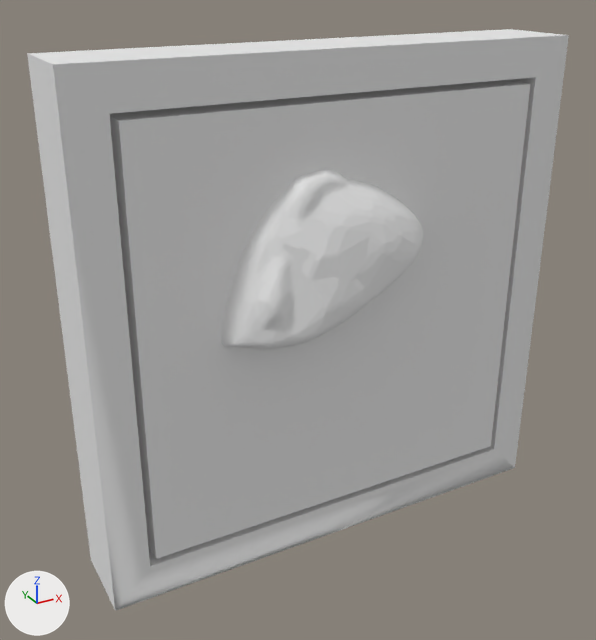
An edit to the OBJ model Assets/Model/cube7.obj, drawn before and after from the same camera.
Rendered twice from a 50 mm camera at (-0.188, -0.317, 0.153) aimed at (-0.019, -0.009, 0.0). The axes (+X, +Y, +Z) are drawn at lower left. The lights are the same throughout. Where no turn or scale is listed for an object, it has been applied to the vertices. Vertices at the same position are counted once.

The first picture shows '06.001_Scaniverse_2022_04_06_103155.001', 'frame.297'.
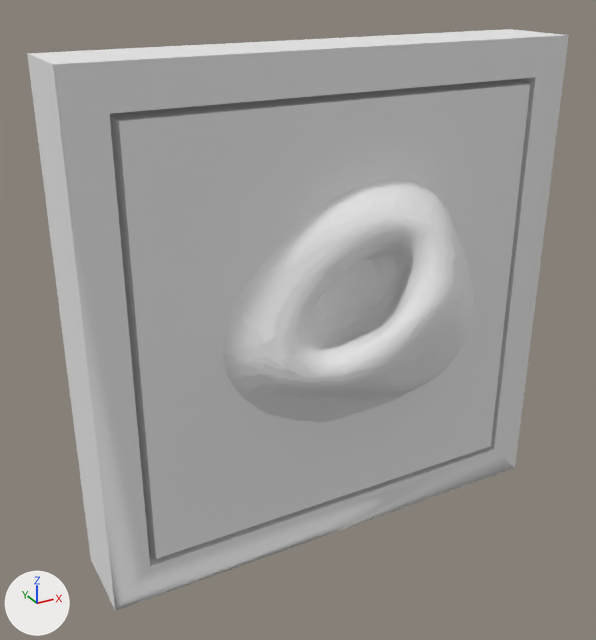
Boxes [x1, y1, x2, y2] around the edits, measured in the pictures (596 x 640 px):
part 1 of me_06_001_scaniverse_2022_04_06_103155_001, built on: before [221, 169, 423, 349]; after [222, 180, 473, 422]

Patch to the scene script:
```diff
--- a/Assets/Model/cube7.obj.py
+++ b/Assets/Model/cube7.obj.py
@@ me_06_001_scaniverse_2022_04_06_103155_001 @@
 # used by ob_06_001_scaniverse_2022_04_06_103155_001; location = (0.0, 0.0, 0.0)
-me_06_001_scaniverse_2022_04_06_103155_001.from_pydata(...)  # 3323 vertices, 2051 faces; spans x -0.099..0.099, y -0.043..0.02, z -0.099..0.099
+me_06_001_scaniverse_2022_04_06_103155_001.from_pydata(...)  # 12968 vertices, 3808 faces; spans x -0.099..0.099, y -0.059..0.02, z -0.099..0.099
+# me_06_001_scaniverse_2022_04_06_103155_001 part 1: 24 vertices moved within x -0.062..0.021, y -0.039..-0.017, z 0.001..0.064; 3263 vertices removed from x -0.063..0.039, y -0.043..-0.017, z -0.001..0.072; 12908 vertices added at x -0.069..0.075, y -0.059..-0.015, z -0.059..0.064
 me_06_001_scaniverse_2022_04_06_103155_001.materials.append(mat_orange_hold_001)
```
